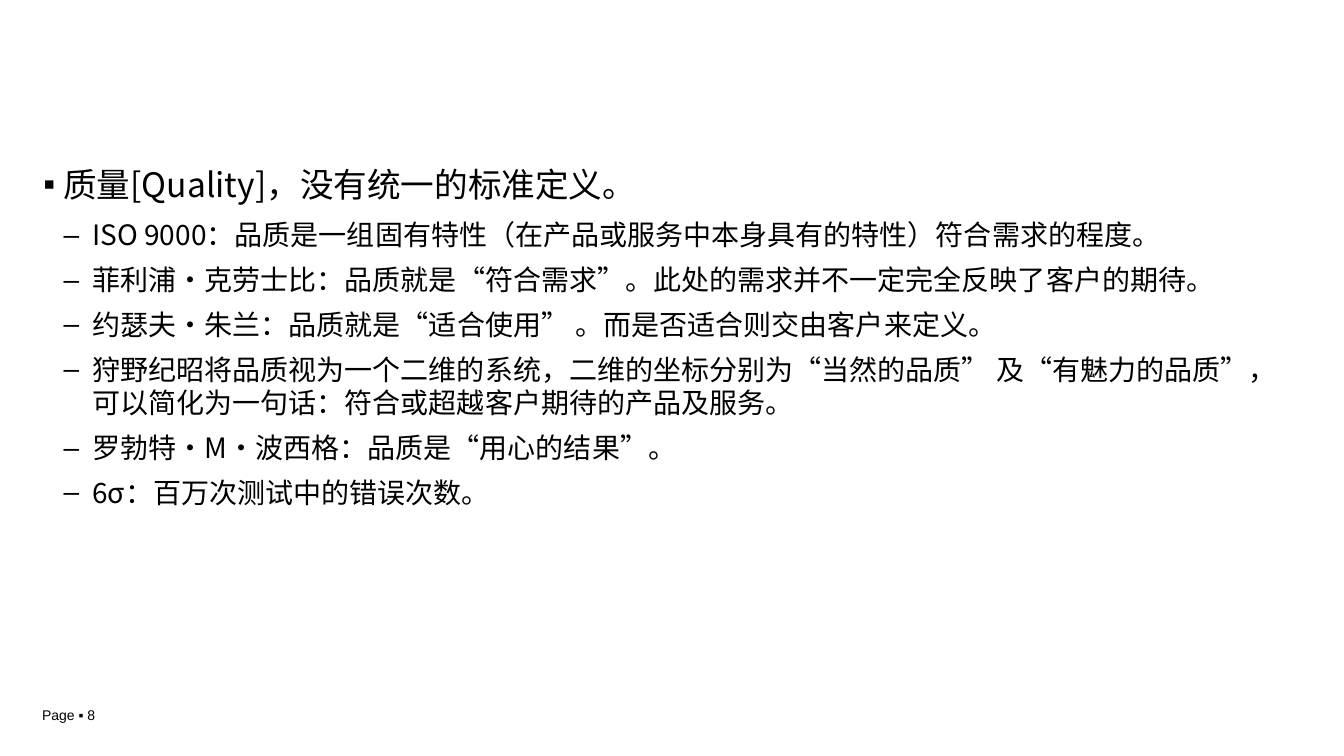
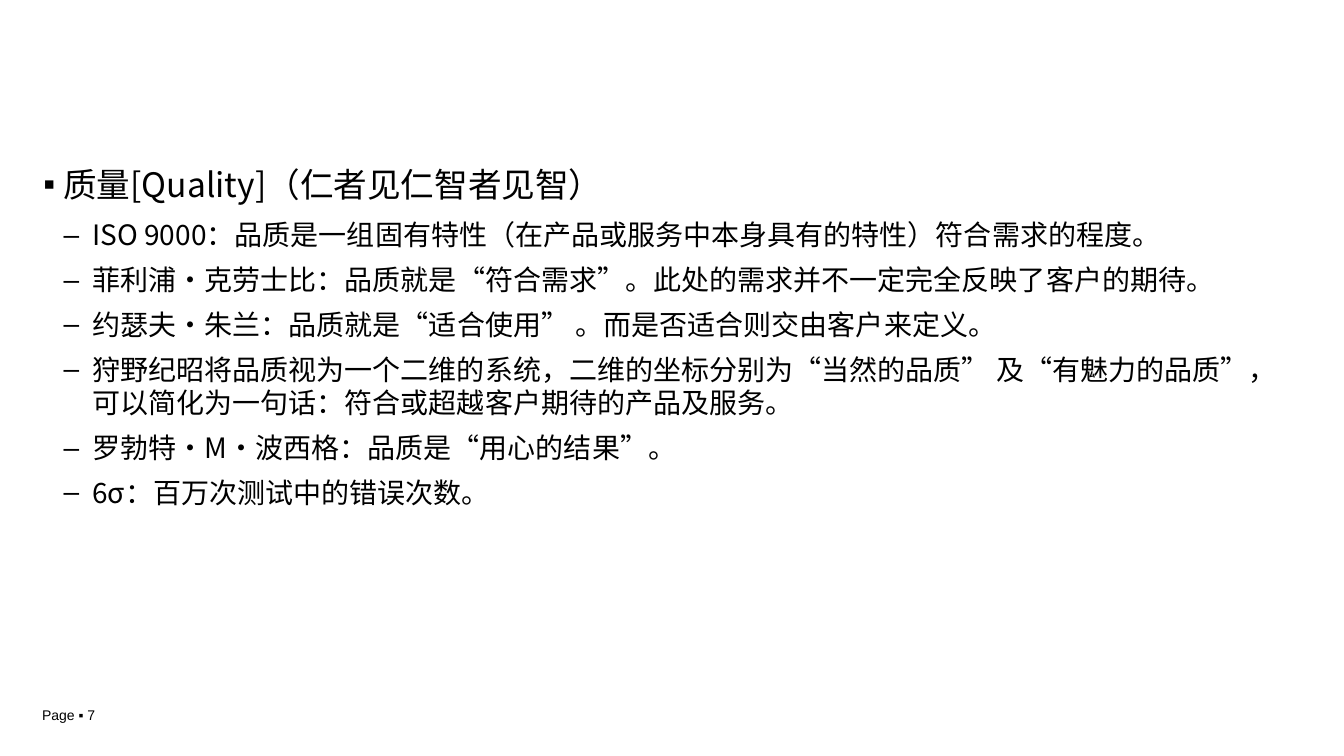
Before and after one commit to edu2act/course-IT-Project-Management, a slide deck: slide 7 of materials/slides/ch03-4.pptx (slide 8 before the commit). Drawn at 1344x756 pixels with LibreOffice and Linux fonts; fonts in the diff are those of the drawing; background and template pictures are left out. Boxes give left, top, right and bottom in pixels: in the first picture for what was removed or moved away, otherwise in the second. Text is boxed around its words. In the diff, an @@ line names an element or a change of style, - is before the commit and + after.

```diff
--- a/materials/slides/ch03-4.pptx
+++ b/materials/slides/ch03-4.pptx
@@ text at (x1=63, y1=168, x2=602, y2=205): text changed @@
-▪ 质量[Quality]，没有统一的标准定义。
+▪ 质量[Quality]（仁者见仁智者见智）
@@ page number at (x1=42, y1=710, x2=95, y2=723): text changed @@
-Page ▪ 8
+Page ▪ 7
```
Also in this commit, not shown: 1 other slide changed, 1 slide removed.
